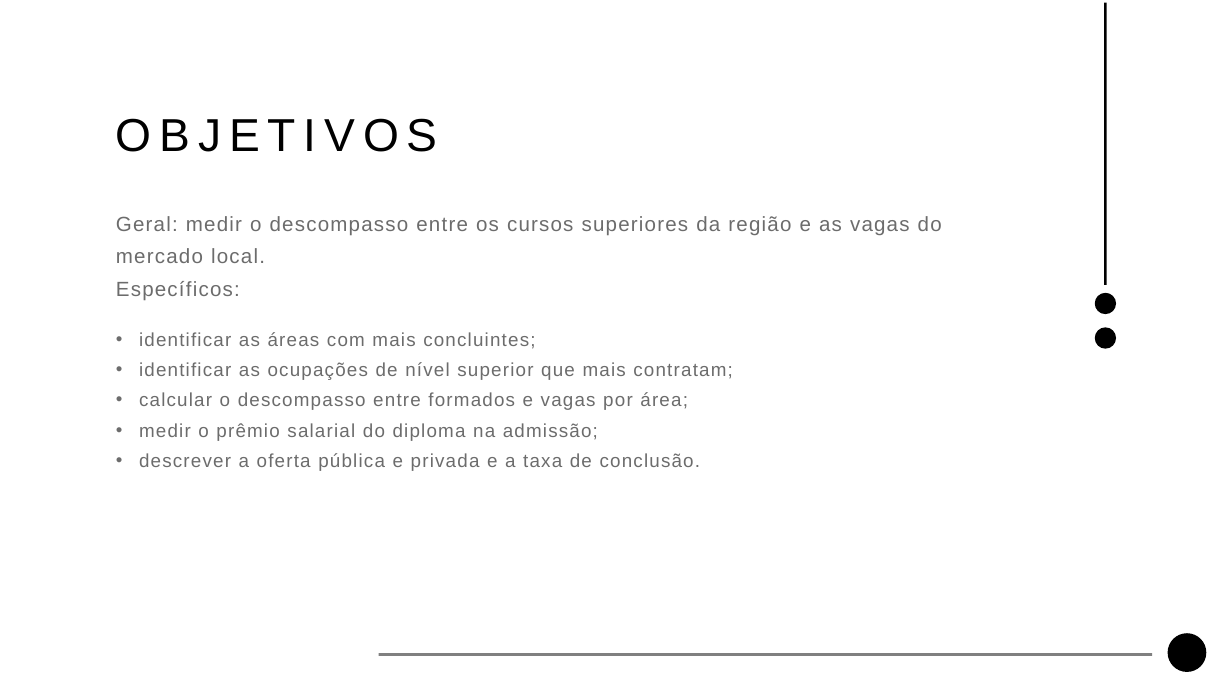
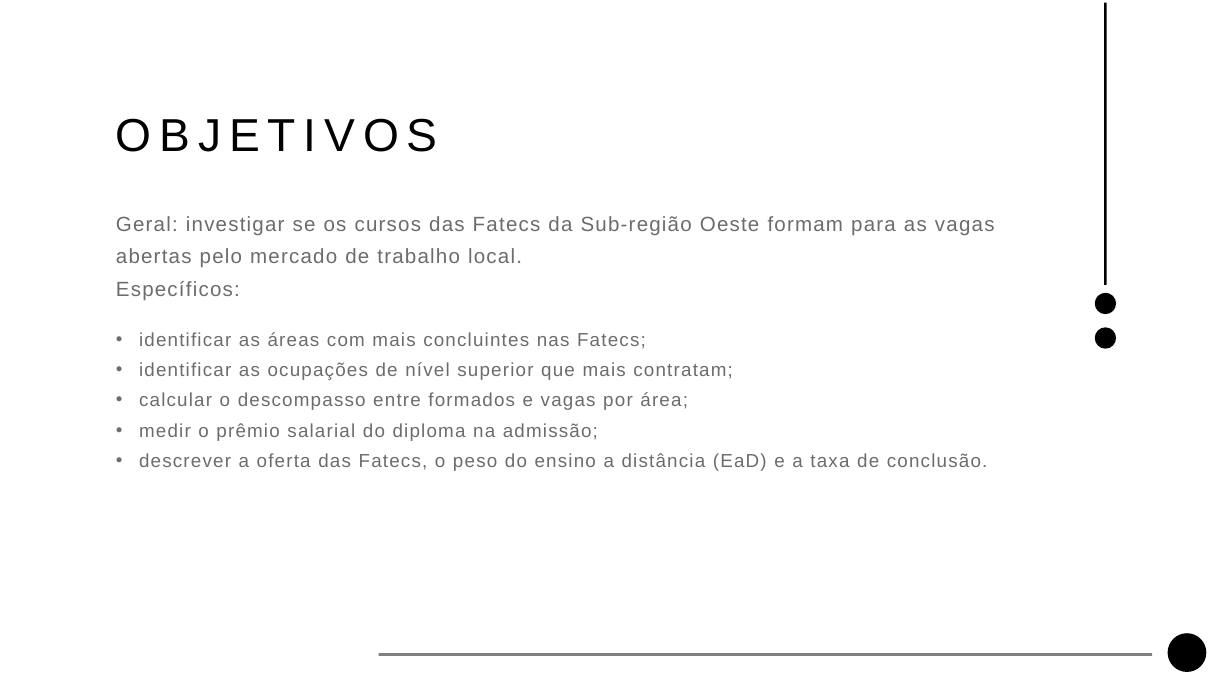
Before and after one commit to guilherme-ndo/projetointegrador-ii, a slide deck: slide 4 of docs/apresentacao_pi2.pptx. Drawn at 1232x693 pixels with LibreOffice and Linux fonts; fonts in the diff are those of the drawing; background and template pictures are left out. Boxes give left, top, right and bottom in pixels: in the first picture for what was removed or moved away, otherwise in the second. Text is boxed around its words. In the diff, an @@ line names an element or a change of style, - is before the commit and + after.

```diff
--- a/docs/apresentacao_pi2.pptx
+++ b/docs/apresentacao_pi2.pptx
@@ text at [116, 216, 995, 267]: text changed @@
-Geral: medir o descompasso entre os cursos superiores da região e as vagas do mercado local.
+Geral: investigar se os cursos das Fatecs da Sub-região Oeste formam para as vagas abertas pelo mercado de trabalho local.
@@ text at [139, 332, 646, 349]: text changed @@
-• identificar as áreas com mais concluintes;
+• identificar as áreas com mais concluintes nas Fatecs;
@@ text at [139, 453, 988, 471]: text changed @@
-• descrever a oferta pública e privada e a taxa de conclusão.
+• descrever a oferta das Fatecs, o peso do ensino a distância (EaD) e a taxa de conclusão.
```
Also in this commit, not shown: 14 other slides changed, 7 slides added, 3 slides removed.
